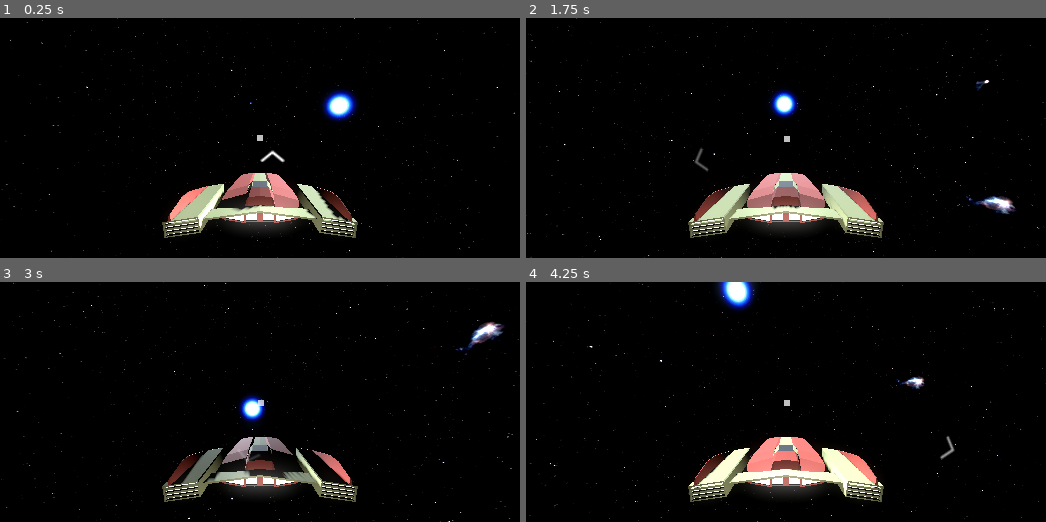
Above: before the commit, frames 1-4 (two rows, left to right).
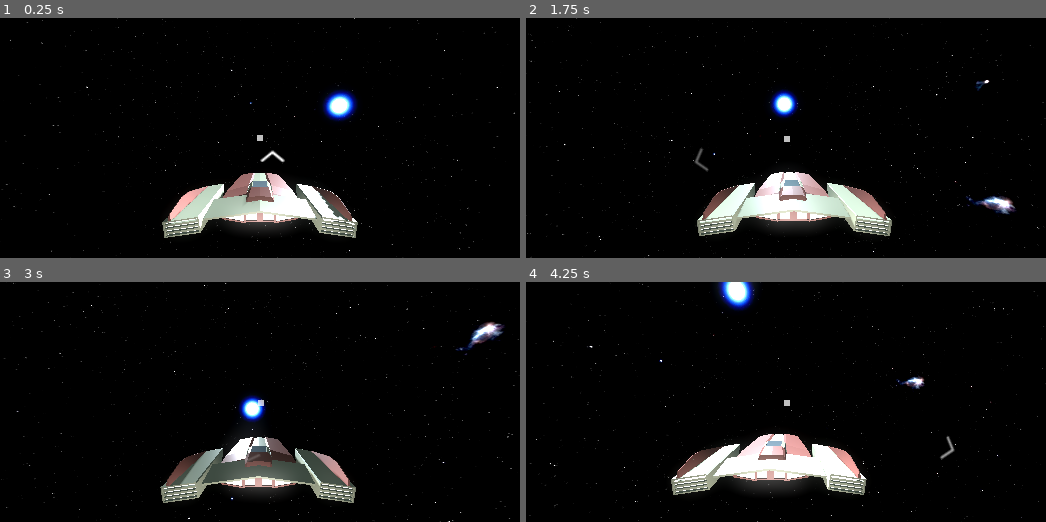
Above: after the commit, the same moments.

Repository: sacul2345/spaceshipGAME
Game: Godot game, scene res://scenes/game_area.tscn
The game is run twice, just before and just after one commit, with the same random seed, the same clock (stepped at 60 frames per second) and the same inputs.
Inputs (mouse positions are in pixels of both pictures, inside the frame that each line leads up to):
- Up to frame 1 (0.25 s): no input
- Up to frame 2 (1.75 s): tap Enter at 0.5 s; move the mouse to (900, 126) at 0.52 s; hold E (roll_Right) 0.53-1.28 s; hold F (attack) 0.53-1.28 s; move the mouse to (682, 150) at 1.27 s; hold S (back) from 1.28 s (still down); tap Shift (boost) at 1.35 s
- Up to frame 3 (3 s): move the mouse to (312, 349) at 2.02 s; release S (back) at 2.03 s; hold E (roll_Right) 2.03-2.78 s; hold W (foward) 2.03-2.78 s; move the mouse to (234, 450) at 2.77 s; hold Space (up) from 2.78 s (still down); tap F (attack) at 2.85 s
- Up to frame 4 (4.25 s): move the mouse to (942, 438) at 3.52 s; release Space (up) at 3.53 s; hold Q (roll_Left) from 3.53 s (still down); hold Shift (boost) from 3.53 s (still down)

The runs differ from the first frame. In frame 1, 5.2% of the frame differs, in the area x 31-69%, y 64-92%; in frame 2, 6.1%; in frame 3, 5.8%; in frame 4, 6.8%, in the area x 27-69%, y 63-92%.

Commit message:
uhh.. stuff

Diff:
--- /dev/null
+++ b/scenes/cpu_particles_3d.gd
@@ -0,0 +1,16 @@
+extends CPUParticles3D
+
+@export var shipRigidBody : RigidBody3D
+@export var particleMultiplier : float
+
+var shipSpeed : float
+# Called when the node enters the scene tree for the first time.
+func _ready():
+	pass # Replace with function body.
+
+
+# Called every frame. 'delta' is the elapsed time since the previous frame.
+func _process(_delta):
+	shipSpeed = shipRigidBody.linear_velocity.length()
+	if(shipRigidBody != null):
+		pass
--- a/scenes/game_area.tscn
+++ b/scenes/game_area.tscn
@@ -17,8 +17,8 @@
 sky = SubResource("Sky_y7ofv")
 sky_rotation = Vector3(-0.21293, 1.06465, 0.18326)
 ambient_light_source = 2
-ambient_light_color = Color(1, 1, 1, 1)
-ambient_light_energy = 0.0
+ambient_light_color = Color(0.360784, 0.423529, 0.443137, 1)
+ambient_light_energy = 0.4
 reflected_light_source = 2
 tonemap_mode = 1
 glow_enabled = true
@@ -52,7 +52,7 @@
 [node name="DirectionalLight3D" type="DirectionalLight3D" parent="WorldEnvironment"]
 transform = Transform3D(-0.800715, -0.361123, 0.47796, -0.248161, 0.926149, 0.284015, -0.545226, 0.108804, -0.831198, 0, 3.22925, 0)
 light_color = Color(0.855147, 0.926897, 1, 1)
-light_energy = 4.0
+light_energy = 2.0
 shadow_enabled = true
 shadow_normal_bias = 1.81
 sky_mode = 1
--- a/scenes/objship.tscn
+++ b/scenes/objship.tscn
@@ -1,73 +1,11 @@
-[gd_scene load_steps=4 format=3 uid="uid://cmhkcp1a848ww"]
+[gd_scene load_steps=2 format=3 uid="uid://cmhkcp1a848ww"]
 
-[ext_resource type="PackedScene" uid="uid://bh7ieaeinl1in" path="res://models/spaceshiptest1.tscn" id="1_pbgga"]
-
-[sub_resource type="StandardMaterial3D" id="StandardMaterial3D_nqrsd"]
-emission_enabled = true
-emission = Color(0.961392, 0.649507, 0.542822, 1)
-emission_energy_multiplier = 17.4
-grow_amount = 16.0
-use_point_size = true
-point_size = 2.0
-
-[sub_resource type="PointMesh" id="PointMesh_b7qrg"]
-material = SubResource("StandardMaterial3D_nqrsd")
+[ext_resource type="PackedScene" uid="uid://cw6kmw1ilhxi7" path="res://models/spaceshiptest2.glb" id="1_d7djl"]
 
 [node name="Node3D" type="Node3D"]
 
-[node name="Spaceshiptest1" type="MeshInstance3D" parent="."]
-physics_interpolation_mode = 1
-
-[node name="mainThrust" type="CPUParticles3D" parent="Spaceshiptest1"]
-transform = Transform3D(1, 0, 0, 0, 1, 0, 0, 0, 1, -0.0485333, 1.7372, 11.3091)
-visible = false
-cast_shadow = 0
-amount = 1000
-lifetime = 0.03
-draw_order = 1
-mesh = SubResource("PointMesh_b7qrg")
-emission_shape = 3
-emission_box_extents = Vector3(1.93, 0.145, 0)
-direction = Vector3(0, 0, 0)
-spread = 94.55
-gravity = Vector3(0, 0, 0)
-initial_velocity_max = 0.6
-angle_min = -618.3
-
-[node name="sideThrust1" type="CPUParticles3D" parent="Spaceshiptest1"]
-transform = Transform3D(0.984, -0.178165, -0.000744645, 0.178165, 0.984001, -1.13447e-05, 0.000734751, -0.000121515, 1, -4.53943, 1.74224, 12.6882)
-visible = false
-cast_shadow = 0
-amount = 1000
-lifetime = 0.03
-draw_order = 1
-mesh = SubResource("PointMesh_b7qrg")
-emission_shape = 3
-emission_box_extents = Vector3(0.875, 0.495, 0)
-direction = Vector3(0, 0, 0)
-spread = 8.9
-gravity = Vector3(0, 0, 0)
-initial_velocity_max = 0.4
-angle_min = -618.3
-
-[node name="sideThrust2" type="CPUParticles3D" parent="Spaceshiptest1"]
-transform = Transform3D(0.987032, 0.160521, -0.000730103, -0.160521, 0.987032, -0.000146881, 0.000697062, 0.000262165, 1, 4.45998, 1.73217, 12.6949)
-visible = false
-cast_shadow = 0
-amount = 1000
-lifetime = 0.03
-draw_order = 1
-mesh = SubResource("PointMesh_b7qrg")
-emission_shape = 3
-emission_box_extents = Vector3(0.875, 0.495, 0)
-direction = Vector3(0, 0, 0)
-spread = 8.9
-gravity = Vector3(0, 0, 0)
-initial_velocity_max = 0.4
-angle_min = -618.3
-
-[node name="OmniLight3D" type="OmniLight3D" parent="Spaceshiptest1"]
+[node name="OmniLight3D" type="OmniLight3D" parent="."]
 transform = Transform3D(1, 0, 0, 0, 1, 0, 0, 0, 1, 0, -1.7433, 15.6113)
 light_energy = 2.371
 
-[node name="spaceshiptest1" parent="." instance=ExtResource("1_pbgga")]
+[node name="spaceshiptest2" parent="." instance=ExtResource("1_d7djl")]
--- a/scenes/ship.tscn
+++ b/scenes/ship.tscn
@@ -7,6 +7,7 @@
 [ext_resource type="Script" uid="uid://xdo2blghyipu" path="res://scenes/spaceDust.gd" id="4_anfqm"]
 [ext_resource type="Script" uid="uid://ctl0u3u0xe4v" path="res://scenes/Weapons.gd" id="6_o6kr3"]
 [ext_resource type="Texture2D" uid="uid://dpnxlmbtqty0c" path="res://textures/FOOTAGECRATE-MachingGunMuzzleFlashSide3-prev-full.png" id="7_1luoq"]
+[ext_resource type="Script" uid="uid://cekeurmapwx5l" path="res://scenes/cpu_particles_3d.gd" id="8_8qiel"]
 
 [sub_resource type="BoxShape3D" id="BoxShape3D_8wen1"]
 size = Vector3(5.66, 0.901, 6.976)
@@ -20,6 +21,16 @@
 section_length = 0.01
 cap_top = false
 cap_bottom = false
+
+[sub_resource type="StandardMaterial3D" id="StandardMaterial3D_d7djl"]
+emission_enabled = true
+emission = Color(0.880828, 1.55703e-05, 9.04858e-06, 1)
+emission_energy_multiplier = 12.0
+use_point_size = true
+point_size = 5.0
+
+[sub_resource type="PointMesh" id="PointMesh_3m36u"]
+material = SubResource("StandardMaterial3D_d7djl")
 
 [node name="Ship" type="Node3D"]
 
@@ -40,6 +51,8 @@
 transform = Transform3D(0.998441, -2.72848e-12, -3.37604e-09, 0, 0.998438, -3.49246e-09, 0, 2.32831e-10, 0.998447, -1.86265e-09, 2.655, 6.239)
 current = true
 script = ExtResource("3_vqv25")
+CAM_WEIGHT = 0.1
+RETURN_SPEED = 0.5
 
 [node name="ViewRayCast" type="RayCast3D" parent="shipBody/ThirdPersonCam"]
 transform = Transform3D(1, -1.87535e-13, 1.57339e-10, -9.34874e-13, 1, 7.38078e-10, 1.32491e-11, -7.36413e-11, 1, 0, 0, 0)
@@ -93,6 +106,18 @@
 axis = 1
 texture = ExtResource("7_1luoq")
 
+[node name="CPUParticles3D" type="CPUParticles3D" parent="shipBody" node_paths=PackedStringArray("shipRigidBody")]
+transform = Transform3D(2.65852, -2.22249e-07, -0.00171829, -1.01468e-05, 0.174834, -0.00295178, 0.00457526, 0.000516886, 0.998441, 0.0129089, 0.0770489, 1.904)
+emitting = false
+amount = 500
+lifetime = 0.12
+mesh = SubResource("PointMesh_3m36u")
+emission_shape = 3
+emission_box_extents = Vector3(1, 1, 1)
+gravity = Vector3(0, 0, 0)
+script = ExtResource("8_8qiel")
+shipRigidBody = NodePath("..")
+
 [connection signal="hasTarget" from="shipBody/ThirdPersonCam/ViewRayCast" to="shipBody/Weapons" method="_on_view_ray_cast_has_target"]
 [connection signal="tree_entered" from="shipBody/ThirdPersonCam/ViewRayCast" to="shipBody/Weapons" method="_on_view_ray_cast_tree_entered"]
 [connection signal="tree_entered" from="shipBody/Weapons/Gun1" to="shipBody/Weapons" method="_on_gun_1_tree_entered"]
--- a/scripts/dynamicCamera.gd
+++ b/scripts/dynamicCamera.gd
@@ -1,8 +1,13 @@
 extends Camera3D
 
-const CAM_FOV = 75
-const CAM_WEIGHT = .05
+@export var CAM_WEIGHT : float
+@export var RETURN_SPEED : float
+
 var rigidBody : RigidBody3D
+
+var cameraBasis : Basis
+var globalVelocity : Vector3
+var relativeVelocity : Vector3
 
 var verticalVelocity : float
 var horizontalVelocity : float
@@ -11,10 +16,17 @@
 	rigidBody = get_parent()
 
 func _physics_process(_delta) -> void:
-	print(rigidBody.transform.basis.z)
-	print(rigidBody.transform.basis.y)
+	print(relativeVelocity)
+	if(rigidBody):
+		cameraBasis = global_transform.basis
+		globalVelocity = rigidBody.angular_velocity
+		relativeVelocity = cameraBasis.inverse() * globalVelocity
 
-#func _input(_event):
-#	var desiredPos =  MovingCross.viewCenter - MovingCross.mousePos
-#	h_offset =- (desiredPos.x/150 - h_offset) * CAM_WEIGHT
-#	v_offset =+ (desiredPos.y/150 - v_offset) * CAM_WEIGHT
+		offsetCam(relativeVelocity)
+
+func offsetCam(localShipVelocity):
+	var target_h_offset = (localShipVelocity.y) * -RETURN_SPEED
+	var target_v_offset = (localShipVelocity.x) * RETURN_SPEED
+
+	h_offset = lerp(h_offset,target_h_offset, CAM_WEIGHT)
+	v_offset = lerp(v_offset,target_v_offset, CAM_WEIGHT)
Not shown, changed: export_presets.cfg
Binary file removed: models/spaceshiptest1.glb
Not shown, removed: models/spaceshiptest1.obj
Not shown, removed: models/spaceshiptest1.obj.import
Binary file added: models/spaceshiptest2.glb
Not shown, added: models/spaceshiptest2.glb.import
Not shown, added: scenes/cpu_particles_3d.gd.uid
Not shown: 1 places in scenes/ship.tscn that only renumber resources
